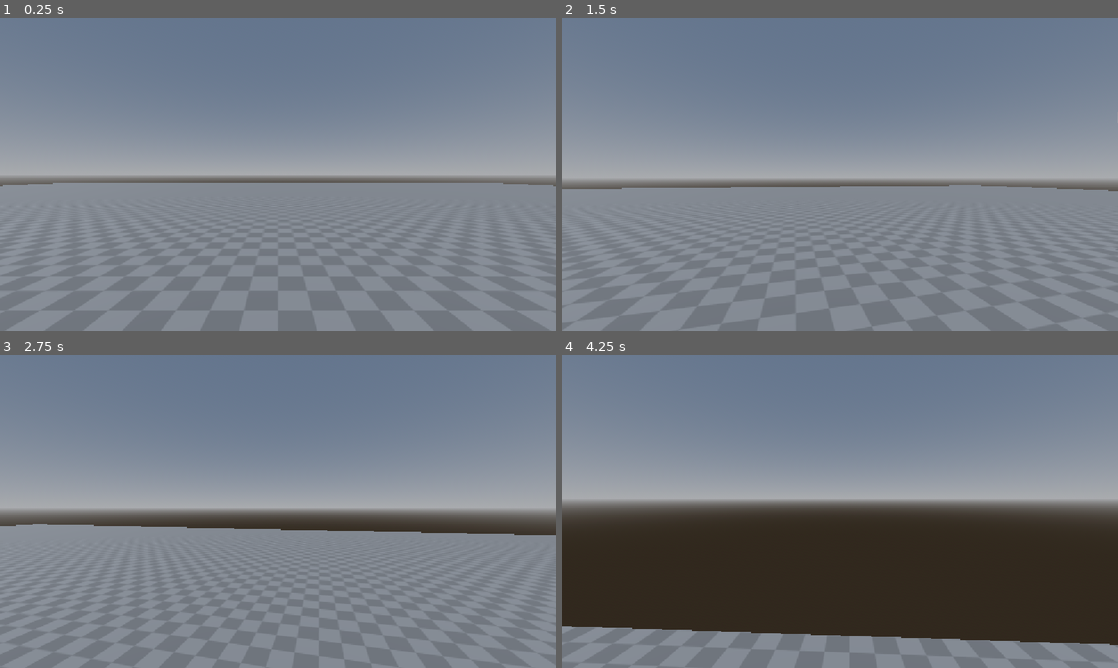
Above: before the commit, frames 1-4 (two rows, left to right).
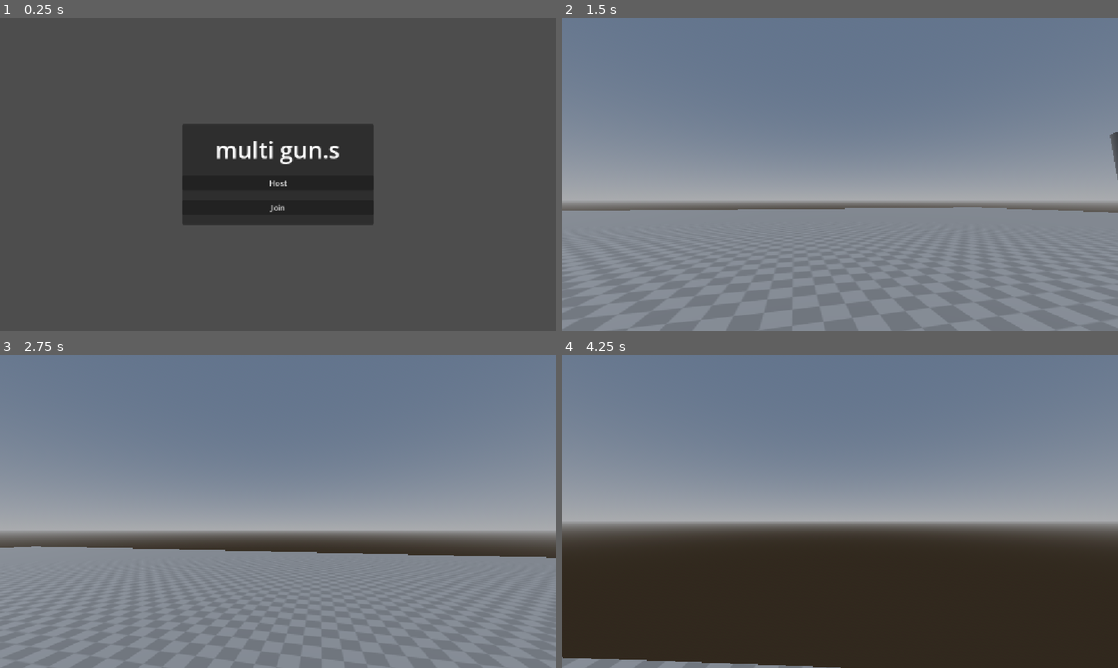
Above: after the commit, the same moments.

Repository: pfoury/multi-gun.s
Game: Godot game, scene res://scenes/main.tscn
Same seed, same stepped clock (60 frames per second), same inputs: the game is played once before the commit and once after it. The project has no main scene, so this scene is started directly.
Inputs (mouse positions are in pixels of both pictures, inside the frame that each line leads up to):
- Up to frame 1 (0.25 s): no input
- Up to frame 2 (1.5 s): click (840, 183) at 0.5 s, where only the run after the commit has a clickable "Host"; tap Enter at 1.25 s; move the mouse to (867, 174) at 1.27 s; hold W (move_forward) from 1.28 s (still down); hold ` (spawn) from 1.28 s (still down)
- Up to frame 3 (2.75 s): keep holding W (move_forward); tap Space (jump) at 1.52, 2.27 s; move the mouse to (250, 511) at 2.02 s; release ` (spawn) at 2.03 s; tap ` (spawn) at 2.1 s
- Up to frame 4 (4.25 s): keep holding W (move_forward); move the mouse to (851, 505) at 2.77 s; hold ` (spawn) 2.78-3.53 s; move the mouse to (834, 517) at 3.52 s; tap ` (spawn) at 3.6 s; tap Space (jump) at 3.77 s

The runs differ from the first frame. In frame 1, 100% of the frame differs, in the area x 0-100%, y 0-100%; in frame 2, 9.4%; in frame 3, 14%; in frame 4, 21%.

Commit message:
Implement multiplayer with bare functionality

Diff:
--- a/scenes/main.tscn
+++ b/scenes/main.tscn
@@ -31,13 +31,18 @@
 [sub_resource type="CylinderShape3D" id="CylinderShape3D_ogq8d"]
 
 [sub_resource type="CylinderMesh" id="CylinderMesh_eg0p3"]
+material = SubResource("StandardMaterial3D_sugp2")
 
 [sub_resource type="SphereShape3D" id="SphereShape3D_ogq8d"]
 radius = 1.5
 
 [sub_resource type="SphereMesh" id="SphereMesh_eg0p3"]
+material = SubResource("StandardMaterial3D_sugp2")
 radius = 1.5
 height = 3.0
+
+[sub_resource type="LabelSettings" id="LabelSettings_ogq8d"]
+font_size = 48
 
 [node name="MainGame" type="Node" unique_id=742275538]
 script = ExtResource("1_0wfyh")
@@ -81,3 +86,47 @@
 
 [node name="MeshInstance3D" type="MeshInstance3D" parent="SolidObjects/Sphere" unique_id=295718741]
 mesh = SubResource("SphereMesh_eg0p3")
+
+[node name="CanvasLayer" type="CanvasLayer" parent="." unique_id=591277263]
+
+[node name="MainMenu" type="PanelContainer" parent="CanvasLayer" unique_id=1961143428]
+anchors_preset = 8
+anchor_left = 0.5
+anchor_top = 0.5
+anchor_right = 0.5
+anchor_bottom = 0.5
+offset_left = -198.0
+offset_top = -104.0
+offset_right = 198.0
+offset_bottom = 104.0
+grow_horizontal = 2
+grow_vertical = 2
+
+[node name="MarginContainer" type="MarginContainer" parent="CanvasLayer/MainMenu" unique_id=2091614546]
+layout_mode = 2
+
+[node name="VBoxContainer" type="VBoxContainer" parent="CanvasLayer/MainMenu/MarginContainer" unique_id=307474738]
+layout_mode = 2
+theme_override_constants/separation = 20
+alignment = 1
+
+[node name="Label" type="Label" parent="CanvasLayer/MainMenu/MarginContainer/VBoxContainer" unique_id=1425391037]
+layout_mode = 2
+text = "multi gun.s"
+label_settings = SubResource("LabelSettings_ogq8d")
+horizontal_alignment = 1
+
+[node name="Host" type="Button" parent="CanvasLayer/MainMenu/MarginContainer/VBoxContainer" unique_id=1232004280]
+layout_mode = 2
+text = "Host"
+
+[node name="Join" type="Button" parent="CanvasLayer/MainMenu/MarginContainer/VBoxContainer" unique_id=1064252805]
+layout_mode = 2
+text = "Join"
+
+[node name="MultiplayerSpawner" type="MultiplayerSpawner" parent="." unique_id=776113691]
+_spawnable_scenes = PackedStringArray("uid://1pbxshbpwk1v")
+spawn_path = NodePath("../Players")
+
+[connection signal="pressed" from="CanvasLayer/MainMenu/MarginContainer/VBoxContainer/Host" to="." method="_on_host_pressed"]
+[connection signal="pressed" from="CanvasLayer/MainMenu/MarginContainer/VBoxContainer/Join" to="." method="_on_join_pressed"]
--- a/scenes/player.tscn
+++ b/scenes/player.tscn
@@ -8,7 +8,22 @@
 
 [sub_resource type="CapsuleMesh" id="CapsuleMesh_hyap7"]
 
+[sub_resource type="BoxMesh" id="BoxMesh_ogq8d"]
+size = Vector3(0.2, 0.2, 1)
+
+[sub_resource type="SceneReplicationConfig" id="SceneReplicationConfig_qhqgy"]
+properties/0/path = NodePath(".:position")
+properties/0/spawn = true
+properties/0/replication_mode = 1
+properties/1/path = NodePath(".:rotation")
+properties/1/spawn = true
+properties/1/replication_mode = 1
+properties/2/path = NodePath("CameraPivot/FPCamera:rotation")
+properties/2/spawn = true
+properties/2/replication_mode = 1
+
 [node name="Player" type="CharacterBody3D" unique_id=698292562]
+collision_layer = 0
 script = ExtResource("1_3vyb7")
 testobject_scene = ExtResource("2_qhqgy")
 
@@ -24,3 +39,10 @@
 
 [node name="FPCamera" type="Camera3D" parent="CameraPivot" unique_id=517064210]
 script = ExtResource("2_g2els")
+
+[node name="MeshInstance3D" type="MeshInstance3D" parent="CameraPivot/FPCamera" unique_id=1667192173]
+transform = Transform3D(1, 0, 0, 0, 1, 0, 0, 0, 1, 0, 0, -0.44674373)
+mesh = SubResource("BoxMesh_ogq8d")
+
+[node name="MultiplayerSynchronizer" type="MultiplayerSynchronizer" parent="." unique_id=1655868707]
+replication_config = SubResource("SceneReplicationConfig_qhqgy")
--- a/scripts/mainGame.gd
+++ b/scripts/mainGame.gd
@@ -1,13 +1,43 @@
 extends Node
+
+const PORT = 9999
 
 @export var player_scene : PackedScene
 
+# Folders
 @onready var players_folder := $Players
+@onready var objects_folder := $Objects
+# Menu
+@onready var main_menu_gui := $CanvasLayer/MainMenu
+
+var enet_peer = ENetMultiplayerPeer.new()
+
 
 func _ready() -> void:
-	# For testing purposes
+	pass
+
+
+func _on_host_pressed() -> void:
+	main_menu_gui.hide()
+
+	enet_peer.create_server(PORT)
+	multiplayer.multiplayer_peer = enet_peer
+
+	multiplayer.peer_connected.connect(add_player)
+
+	add_player(multiplayer.get_unique_id())
+
+
+func _on_join_pressed() -> void:
+	main_menu_gui.hide()
+
+	enet_peer.create_client("localhost", PORT)
+	multiplayer.multiplayer_peer = enet_peer
+
+
+func add_player(peer_id):
 	var player = player_scene.instantiate()
 
-	player.position = Vector3(0, 0, 0)
+	player.name = str(peer_id)
 
 	players_folder.add_child(player)
--- a/scripts/player.gd
+++ b/scripts/player.gd
@@ -12,11 +12,19 @@
 var player_speed: float = SPEED
 
 
+func _enter_tree() -> void:
+	set_multiplayer_authority(str(name).to_int())
+
+
 func _ready() -> void:
-	pass
+	if not is_multiplayer_authority(): return
+
+	first_person_camera.current = true
 
 
 func _physics_process(delta: float) -> void:
+	if not is_multiplayer_authority(): return
+
 	# Movement
 	var input_dir := Input.get_vector("move_left", "move_right", "move_forward", "move_backward")
 	var direction := (transform.basis * Vector3(input_dir.x, 0, input_dir.y)).normalized()
@@ -38,6 +46,8 @@
 
 
 func _process(delta: float) -> void:
+	if not is_multiplayer_authority(): return
+
 	global_rotation.y = first_person_camera.global_rotation.y
 	first_person_camera.rotation.y = 0
 
@@ -45,6 +55,8 @@
 
 
 func _input(event: InputEvent) -> void:
+	if not is_multiplayer_authority(): return
+
 	if event.is_action_pressed("spawn"):
 		# Setting up raycast from the player's camera
 		var players_cam = first_person_camera.global_position
@@ -72,4 +84,4 @@
 
 			testobject.look_at_from_position(testobject.position, testobject.position - result["normal"], tangent)
 
-			main_scene.add_child(testobject)
+			main_scene.objects_folder.add_child(testobject)
